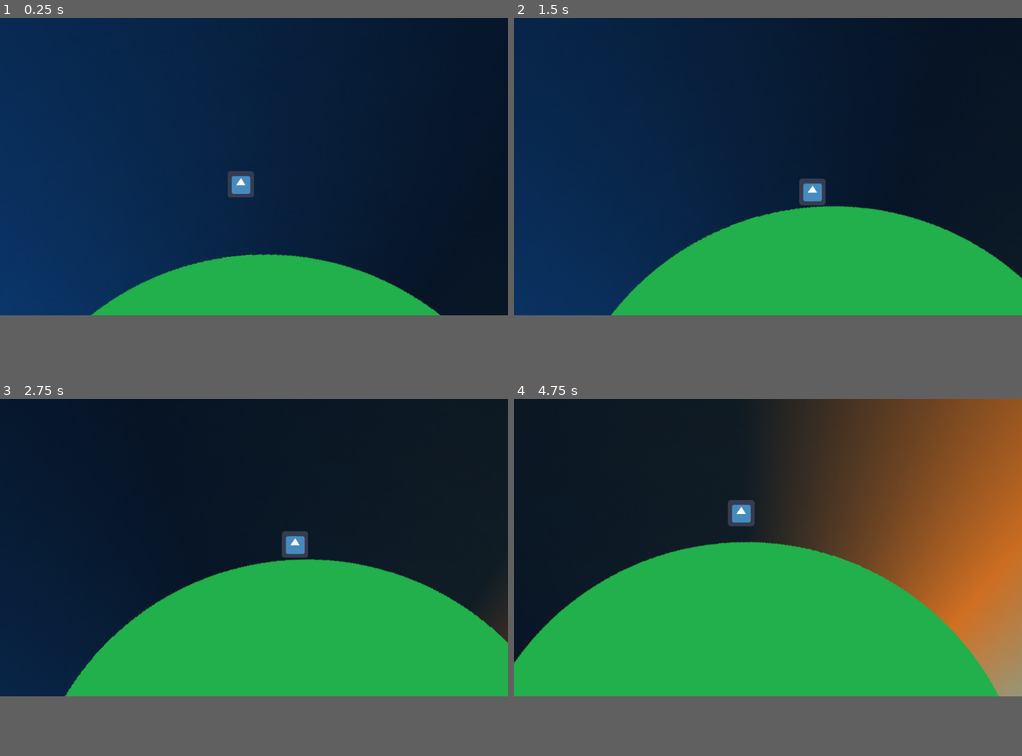
Above: before the commit, frames 1-4 (two rows, left to right).
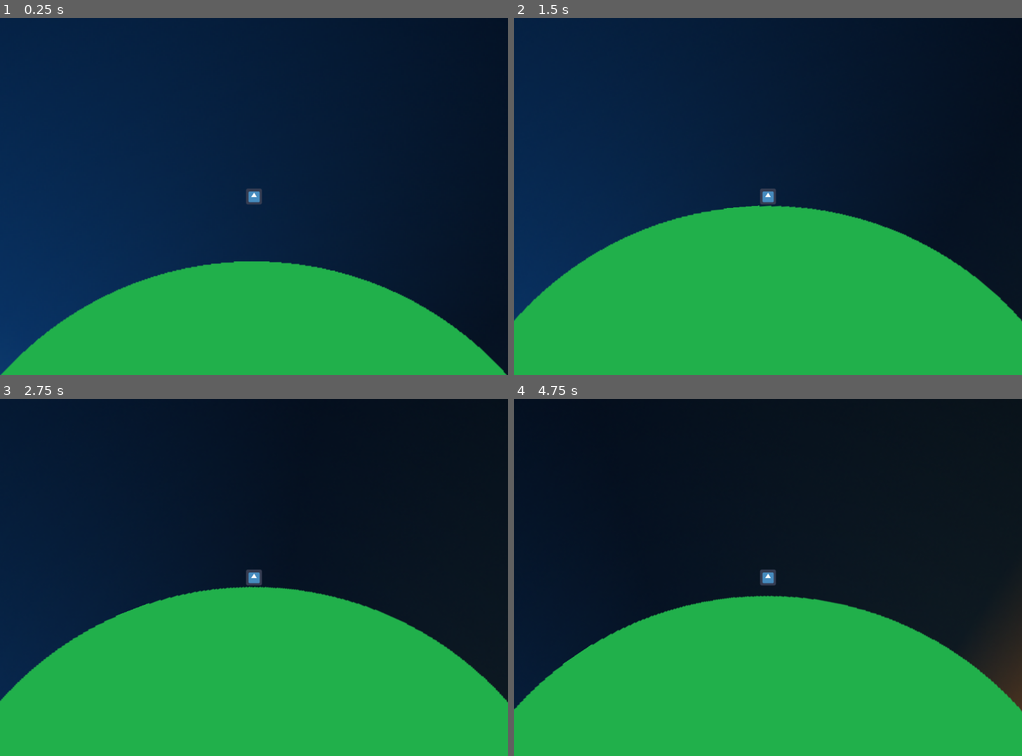
Above: after the commit, the same moments.

Repository: Garazbolg/ECJam
Game: Godot game, scene res://World.tscn
Same seed, same stepped clock (60 frames per second), same inputs: the game is played once before the commit and once after it. The engine's default icon, where the game draws it, is replaced by a stand-in: a white triangle on a blue panel in a dark square.
Inputs:
- Up to frame 1 (0.25 s): no input
- Up to frame 2 (1.5 s): hold Right (ui_right) from 0.53 s (still down); tap Up (ui_up) at 0.77 s
- Up to frame 3 (2.75 s): tap Up (ui_up) at 1.52 s; release Right (ui_right) at 2.03 s; hold Left (ui_left) from 2.03 s (still down)
- Up to frame 4 (4.75 s): release Left (ui_left) at 2.78 s; hold Right (ui_right) 2.78-4.28 s; tap Up (ui_up) at 3.02, 3.77, 4.52 s; hold Left (ui_left) from 4.28 s (still down)
In our replay, the window is 800x468 before the commit and 800x562 after it. These sizes can differ from the game's own. Grey fills any space a smaller window leaves; there, only what the larger window draws over its background counts as a difference.

The runs differ from the first frame. In frame 1, 4.0% of the frame differs, in the area x 0-100%, y 42-100%; in frame 2, 8.2%; in frame 3, 9.5%; in frame 4, 41%, in the area x 0-100%, y 0-88%.

Commit message:
centering everything to (0,0), scaling the planet up and some code rework

Diff:
--- a/KinematicBody2D.gd
+++ b/KinematicBody2D.gd
@@ -1,13 +1,20 @@
 extends KinematicBody2D
+# Constants
+const UP = Vector2(0,-1)
 
+# Variables
 var motion = Vector2(0,0)
 var direction = 0
-const planet_position = Vector2(464,304)
 var velocity = Vector2(0,0)
-const UP = Vector2(0,-1)
-const MAX_SPEED = 10000
-const GRAVITY_FORCE = 9800
-const JUMP_FORCE = 6000
+
+# Inputs
+export (float) var MAX_SPEED = 10000
+export (float) var GRAVITY_FORCE = 9800
+export (float) var JUMP_FORCE = 6000
+export (NodePath) var planet;
+
+func _ready():
+	planet = get_node(planet)
 
 func _physics_process(delta):
 	var pos = get_player_relative_position()
@@ -39,7 +46,7 @@
 	pass
 
 func get_player_relative_position() :
-	return get_global_position() - planet_position
+	return get_global_position() - planet.get_global_position()
 
 func get_angle(position):
 	return UP.angle_to(position)
--- a/World.tscn
+++ b/World.tscn
@@ -14,13 +14,13 @@
 [sub_resource type="CircleShape2D" id=2]
 
 custom_solver_bias = 0.0
-radius = 344.0
+radius = 688.0
 
-[node name="World" type="Node" index="0"]
+[node name="World" type="Node2D" index="0"]
 
 [node name="Player" type="KinematicBody2D" parent="." index="0"]
 
-position = Vector2( 512, -160 )
+position = Vector2( 0, -400 )
 input_pickable = false
 collision_layer = 1
 collision_mask = 1
@@ -30,16 +30,19 @@
 __meta__ = {
 "_edit_group_": true
 }
+MAX_SPEED = 10000
+GRAVITY_FORCE = 9800
+JUMP_FORCE = 6000
+planet = NodePath("../Planet")
 
 [node name="Sprite" type="Sprite" parent="Player" index="0"]
 
-position = Vector2( -16, 16 )
 scale = Vector2( 0.5, 0.5 )
 texture = ExtResource( 2 )
+_sections_unfolded = [ "Transform" ]
 
 [node name="CollisionShape2D" type="CollisionShape2D" parent="Player" index="1"]
 
-position = Vector2( -16, 16 )
 shape = SubResource( 1 )
 _sections_unfolded = [ "Transform", "Z Index" ]
 
@@ -48,14 +51,14 @@
 anchor_mode = 1
 rotating = true
 current = true
-zoom = Vector2( 0.6, 0.6 )
+zoom = Vector2( 1, 1 )
 limit_left = -10000000
 limit_top = -10000000
 limit_right = 10000000
 limit_bottom = 10000000
 limit_smoothed = false
-drag_margin_h_enabled = true
-drag_margin_v_enabled = true
+drag_margin_h_enabled = false
+drag_margin_v_enabled = false
 smoothing_enabled = false
 smoothing_speed = 5.0
 offset_v = 0.0
@@ -67,11 +70,11 @@
 editor_draw_screen = true
 editor_draw_limits = false
 editor_draw_drag_margin = false
+_sections_unfolded = [ "Transform" ]
 
 [node name="Planet" type="StaticBody2D" parent="." index="1"]
 
-editor/display_folded = true
-position = Vector2( 480, 288 )
+position = Vector2( -6.84937, 421.248 )
 input_pickable = false
 collision_layer = 1
 collision_mask = 1
@@ -86,6 +89,7 @@
 
 [node name="Sprite" type="Sprite" parent="Planet" index="0"]
 
+scale = Vector2( 2, 2 )
 texture = ExtResource( 3 )
 _sections_unfolded = [ "Transform" ]
 
@@ -93,9 +97,8 @@
 
 shape = SubResource( 2 )
 
-[node name="Sprite" type="Sprite" parent="." index="2"]
+[node name="Sprite2" type="Sprite" parent="Planet" index="2"]
 
-position = Vector2( 464, 304 )
 scale = Vector2( 4, 4 )
 z_index = -100
 texture = ExtResource( 4 )
--- a/project.godot
+++ b/project.godot
@@ -10,10 +10,19 @@
 
 [application]
 
-config/name="ECGameJamProto"
+config/name="ECJam"
 run/main_scene="res://World.tscn"
 config/icon="res://icon.png"
 
+[autoload]
+
+Global="*res://Scripts/Global.gd"
+
+[display]
+
+window/size/height=720
+
 [rendering]
 
+environment/default_clear_color=Color( 0, 0, 0, 1 )
 environment/default_environment="res://default_env.tres"
